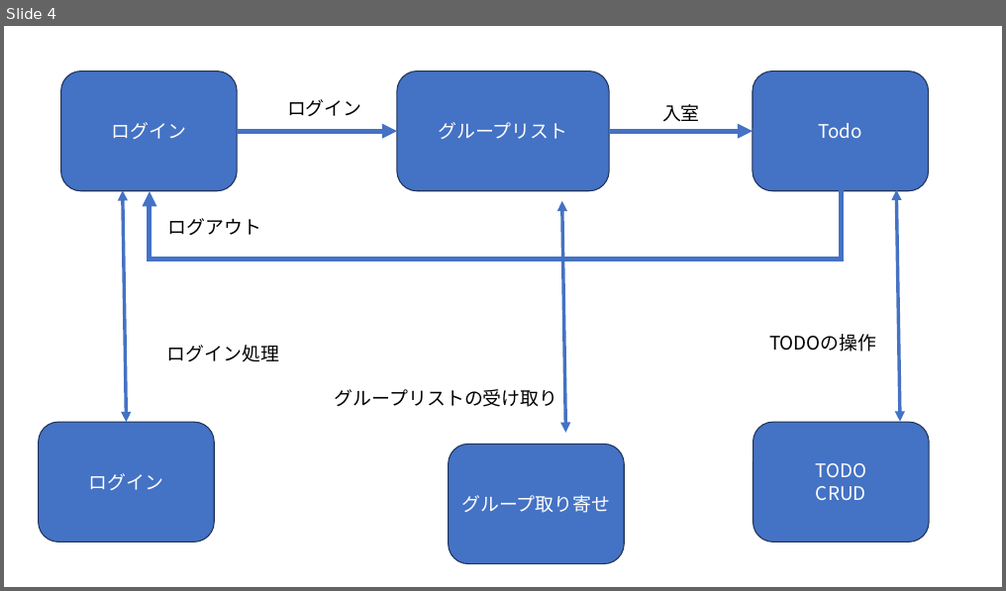
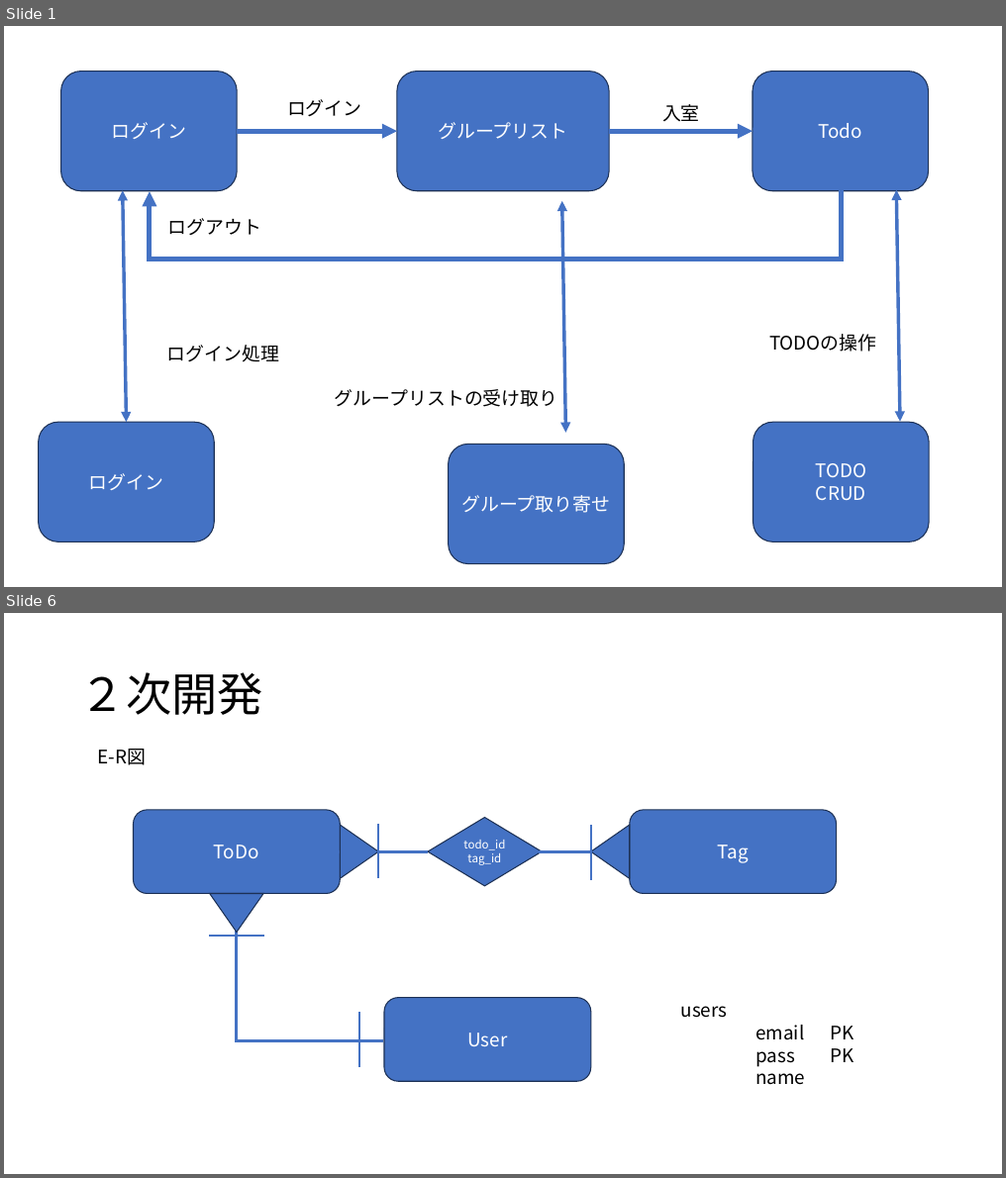
Before and after one commit to webfrontier-intern-20231002-20231031/todo-team-a, a slide deck: doc/Todo.pptx. Shown one above the other, each under a label of ours: slide 4 before the commit, slides 1 and 6 after it; the slides between them are not shown. The pictures are 1006x591 and 1006x1178 pixels, drawn with LibreOffice and Linux fonts; fonts in the diff are those of the drawing. Boxes give left, top, right and bottom in pixels: in the first picture for what was removed or moved away, otherwise in the second. Text is boxed around its words. In the diff, an @@ line names an element or a change of style, - is before the commit and + after.

```diff
--- a/doc/Todo.pptx
+++ b/doc/Todo.pptx
@@ slide 6 added at (4, 613, 1002, 1174), background #FFFFFF @@
@@ title added at (80, 672, 263, 715), 44 pt, text #000000 @@
+２次開発
@@ text added at (98, 749, 147, 765), 18 pt, text #000000 @@
+E-R図
@@ rounded rectangle added at (134, 810, 341, 894), fill #4472C4, outline #1E3256 1 pt, 18 pt, text #FFFFFF @@
+ToDo
@@ diamond added at (428, 817, 542, 886), fill #4472C4, outline #1E3256 1 pt, 11 pt, text #FFFFFF @@
+todo_id
+tag_id
@@ rounded rectangle added at (630, 810, 837, 894), fill #4472C4, outline #1E3256 1 pt, 18 pt, text #FFFFFF @@
+Tag
@@ triangle added at (341, 825, 379, 878), fill #4472C4, outline #1E3256 1 pt @@
@@ line added from (378, 824) to (378, 878), #4472C4 2.25 pt @@
@@ triangle added at (591, 825, 630, 878), fill #4472C4, outline #1E3256 1 pt @@
@@ line added from (591, 825) to (591, 880), #4472C4 2.25 pt @@
@@ elbow line added from (428, 852) to (337, 852), #4472C4 3 pt @@
@@ elbow line added from (630, 852) to (539, 852), #4472C4 3 pt @@
@@ triangle added at (210, 894, 263, 933), fill #4472C4, outline #1E3256 1 pt @@
@@ elbow line added from (382, 1040) to (237, 894), #4472C4 3 pt @@
@@ line added from (263, 936) to (209, 936), #4472C4 2.25 pt @@
@@ rounded rectangle added at (384, 998, 591, 1081), fill #4472C4, outline #1E3256 1 pt, 18 pt, text #FFFFFF @@
+User
@@ line added from (359, 1012) to (359, 1067), #4472C4 2.25 pt @@
@@ text added at (681, 1006, 854, 1062), 18 pt, text #000000 @@
+users
+email PK
+pass PK
+name
@@ what was slide 4 is now slide 1 @@
```
Also in this commit, not shown: 1 slide changed, 6 other slides added, 4 slides removed, 9 other files.
